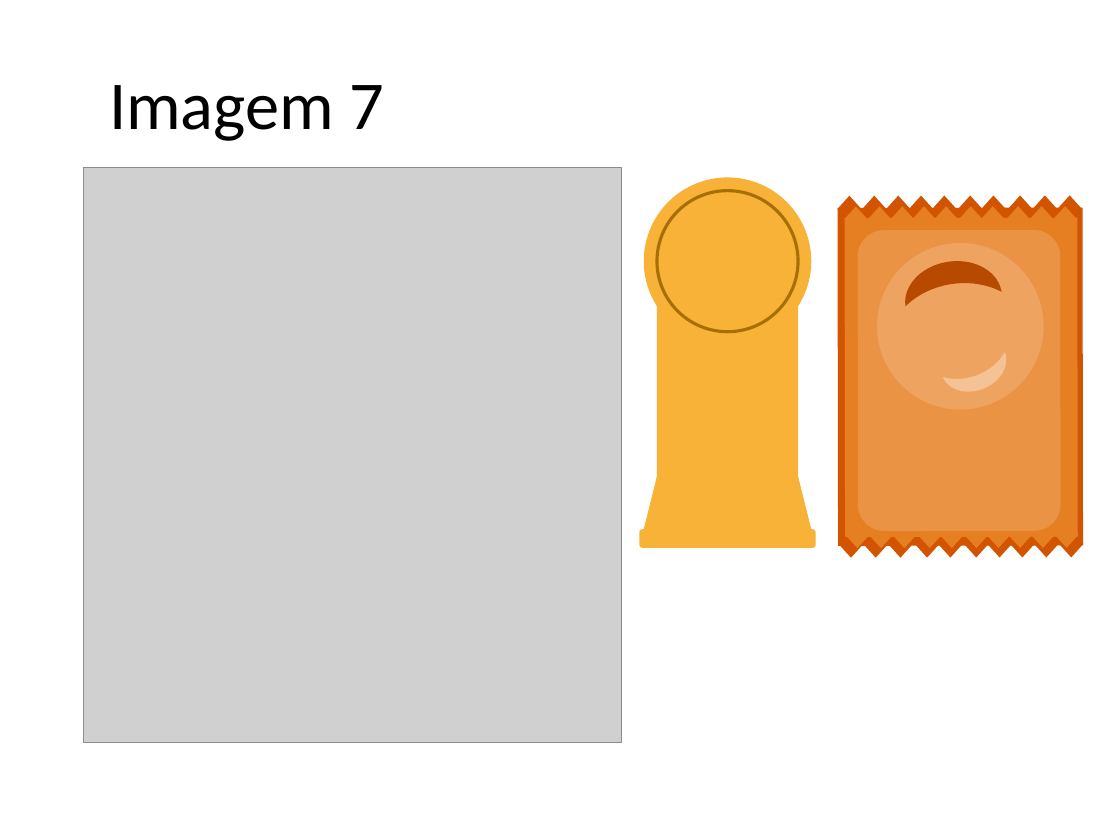
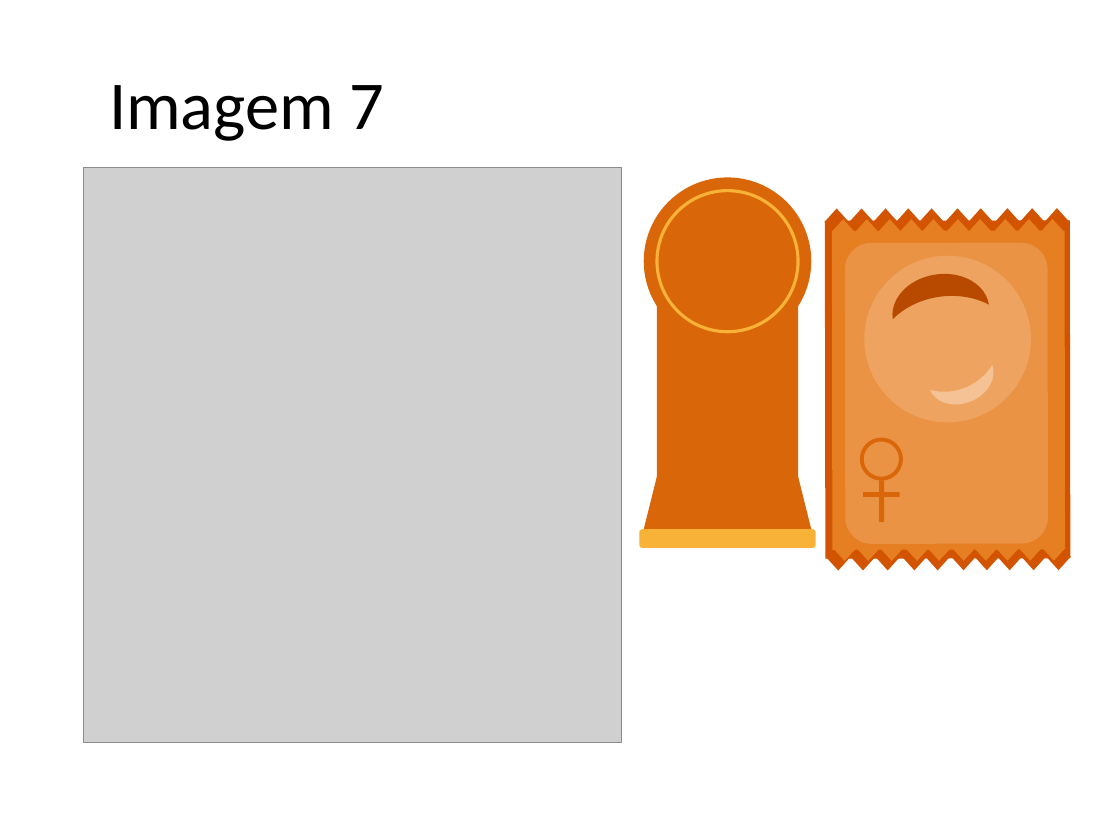
Before and after one commit to gustavogitzel/Discussex, a slide deck: slide 5 of Rascunhos/Imagens PrevContracep.pptx. Drawn at 1120x840 pixels with LibreOffice and Linux fonts; fonts in the diff are those of the drawing; grey boxes stand for pictures. Boxes give left, top, right and bottom in pixels: in the first picture for what was removed or moved away, otherwise in the second. Text is boxed around its words. In the diff, an @@ line names an element or a change of style, - is before the commit and + after.

```diff
--- a/Rascunhos/Imagens PrevContracep.pptx
+++ b/Rascunhos/Imagens PrevContracep.pptx
@@ fill #F7B237 to #D96709 in 3 elements at [644, 381, 812, 530], [657, 301, 799, 522], [644, 177, 812, 345] @@
@@ ellipse at [657, 190, 799, 332]: fill #F7B237 to #D96709; outline #A96F07 2 pt to #F7B237 2 pt @@
@@ 4 triangles, 1 rectangle: place and size @@
-4 triangles, 1 rectangle at [837, 196, 1083, 547]
+4 triangles, 1 rectangle at [825, 208, 1071, 559]
@@ 12 triangles, 2 moons, 1 rectangle: place and size @@
-12 triangles, 2 moons, 1 rectangle at [844, 195, 1083, 558]
+12 triangles, 2 moons, 1 rectangle at [832, 208, 1071, 570]
@@ 19 triangles, 1 rounded rectangle: place and size @@
-19 triangles, 1 rounded rectangle at [839, 195, 1079, 558]
+19 triangles, 1 rounded rectangle at [825, 208, 1065, 570]
@@ 5 triangles, 1 ellipse: place and size @@
-5 triangles, 1 ellipse at [837, 196, 1077, 410]
+5 triangles, 1 ellipse at [824, 208, 1064, 422]
@@ freeform shape added at [860, 438, 903, 480], fill #D96709 @@
@@ rectangle added at [864, 492, 900, 496], fill #D96709 @@
@@ rectangle added at [880, 480, 884, 521], fill #D96709 @@
```
Also in this commit, not shown: 1 slide added.
